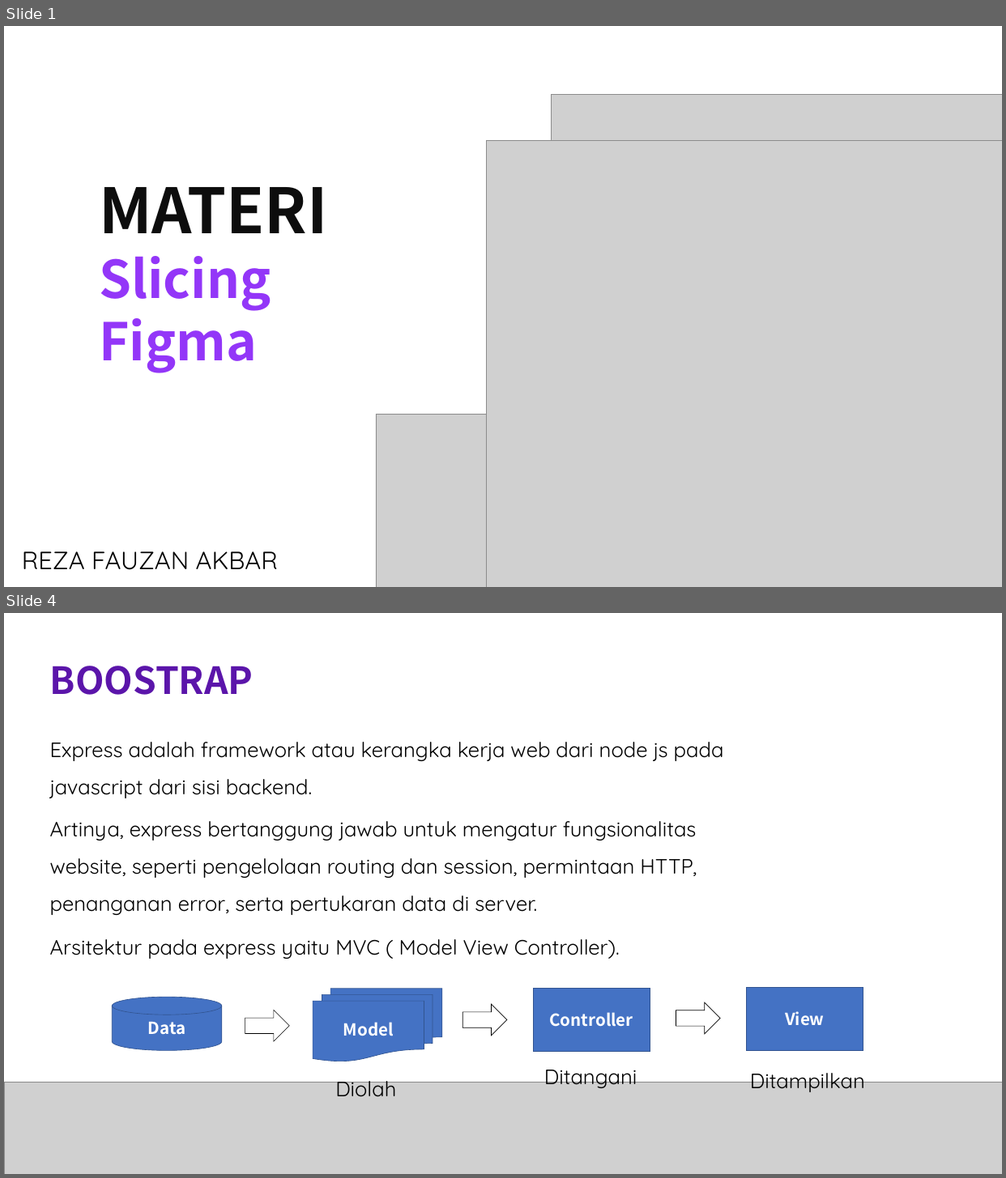
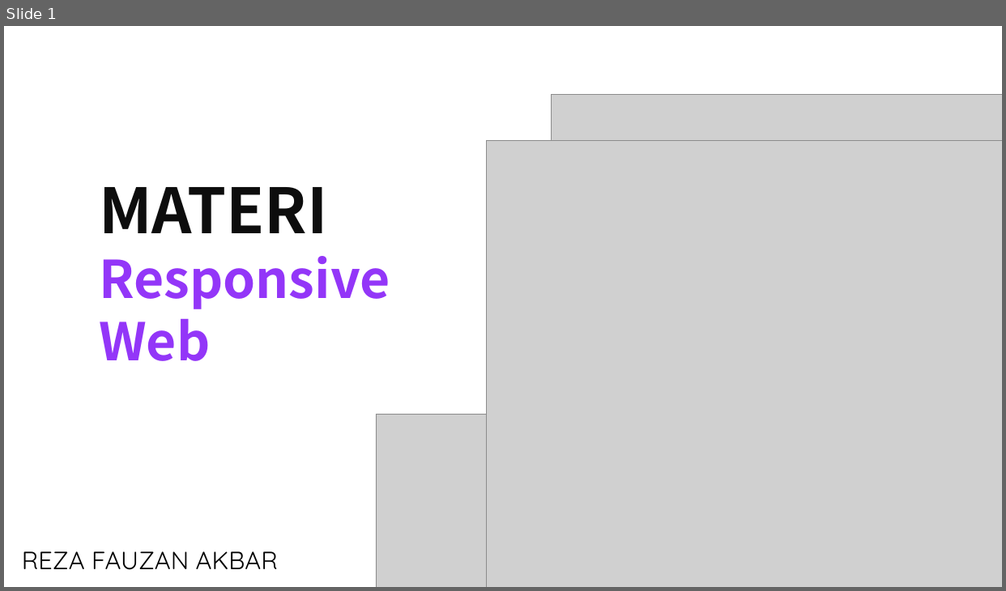
Before and after one commit to rezafauzanakbar/slicing_food_recipes, a slide deck: objective.pptx. Shown one above the other, each under a label of ours: slides 1 and 4 before the commit, slide 1 after it; the slides between them are not shown. The pictures are 1006x1178 and 1006x591 pixels, drawn with LibreOffice and Linux fonts; fonts in the diff are those of the drawing; grey boxes stand for pictures. Boxes give left, top, right and bottom in pixels: in the first picture for what was removed or moved away, otherwise in the second. Text is boxed around its words. In the diff, an @@ line names an element or a change of style, - is before the commit and + after.

```diff
--- a/objective.pptx
+++ b/objective.pptx
@@ slide 4 removed at (4, 613, 1002, 1174), background #FFFFFF @@
@@ text removed at (50, 666, 253, 695) @@
-BOOSTRAP
@@ text removed at (50, 742, 724, 798) @@
-Express adalah framework atau kerangka kerja web dari node js pada javascript dari sisi backend.
@@ text removed at (50, 821, 697, 915) @@
-Artinya, express bertanggung jawab untuk mengatur fungsionalitas website, seperti pengelolaan routing dan session, permintaan HTTP, penanganan error, serta pertukaran data di server.
@@ text removed at (50, 939, 620, 959) @@
-Arsitektur pada express yaitu MVC ( Model View Controller).
@@ cylinder removed at (113, 997, 222, 1050) @@
-Data
@@ flow chart multidocument removed at (313, 989, 441, 1062) @@
-Model
@@ rectangle removed at (533, 989, 650, 1051) @@
-Controller
@@ rectangle removed at (746, 988, 863, 1050) @@
-View
@@ right arrow removed at (245, 1010, 289, 1041) @@
@@ right arrow removed at (462, 1004, 507, 1036) @@
@@ right arrow removed at (675, 1003, 720, 1034) @@
@@ text removed at (544, 1070, 637, 1090) @@
-Ditangani
@@ text removed at (750, 1067, 865, 1093) @@
-Ditampilkan
@@ picture removed at (4, 1082, 1002, 1174) @@
@@ text removed at (335, 1075, 396, 1097) @@
-Diolah
@@ slide 1 changed as well @@
@@ text at (99, 256, 390, 361): text changed @@
-Slicing
-Figma
+Responsive
+Web
```
Also in this commit, not shown: 8 slides added, 7 other slides removed, 12 other files.
